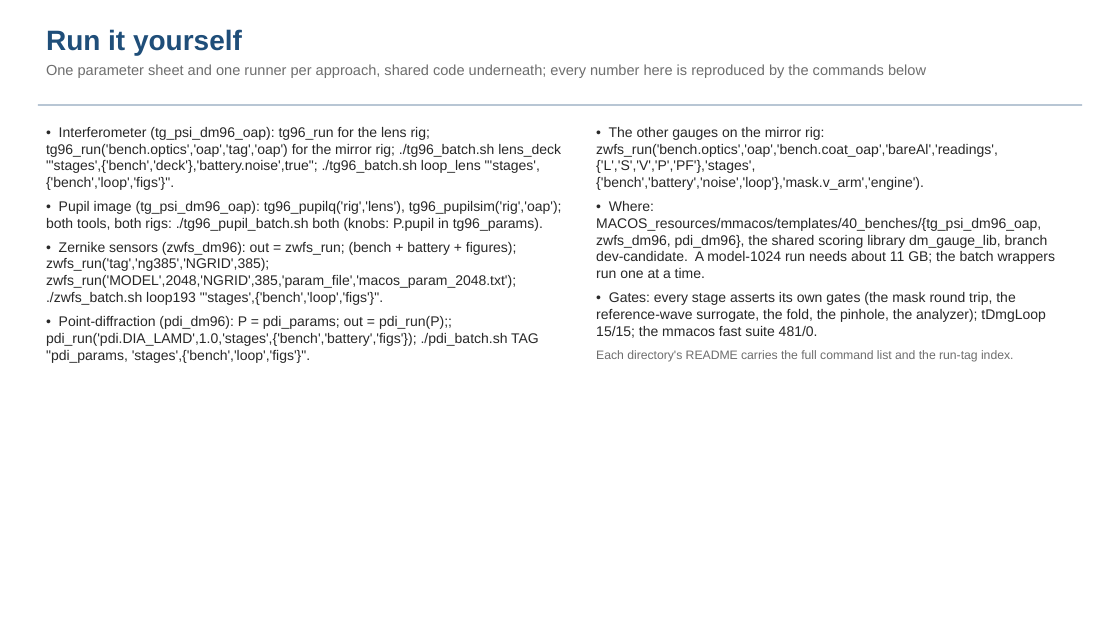
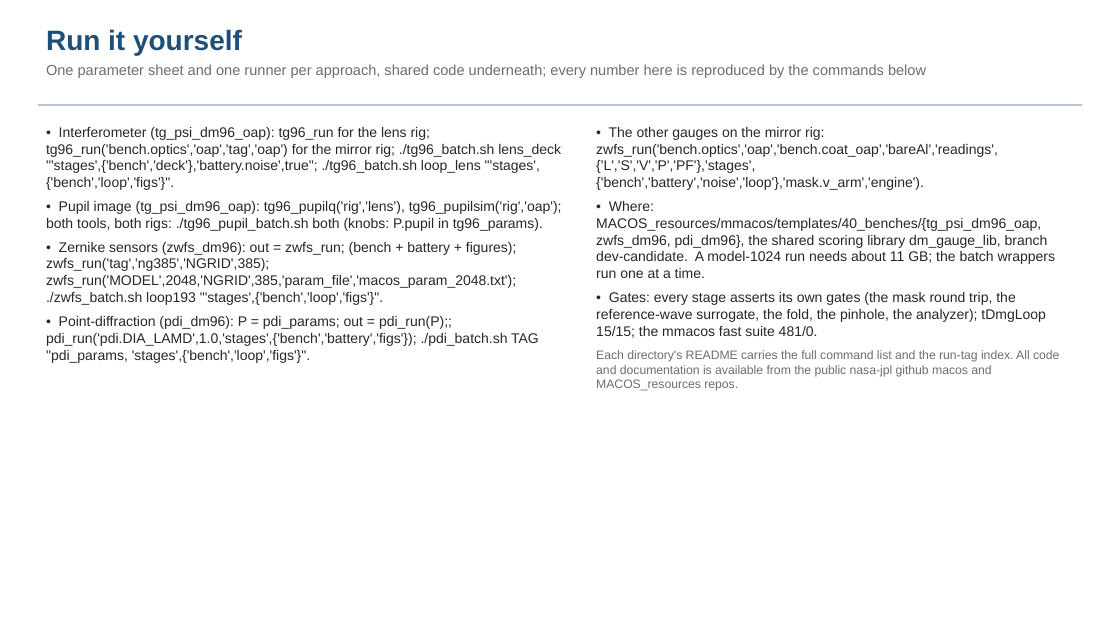
Before and after one commit to nasa-jpl/macos, a slide deck: slide 45 of demo_session/deck_gauges.pptx. Drawn at 1120x630 pixels with LibreOffice and Linux fonts; fonts in the diff are those of the drawing. Boxes give left, top, right and bottom in pixels: in the first picture for what was removed or moved away, otherwise in the second. Text is boxed around its words. In the diff, an @@ line names an element or a change of style, - is before the commit and + after.

```diff
--- a/demo_session/deck_gauges.pptx
+++ b/demo_session/deck_gauges.pptx
@@ text at (x1=596, y1=350, x2=1059, y2=377): text changed @@
-Each directory's README carries the full command list and the run-tag index.
+Each directory's README carries the full command list and the run-tag index. All code and documentation is available from the public nasa-jpl github macos and MACOS_resources repos.
```
Also in this commit, not shown: 3 other files.
